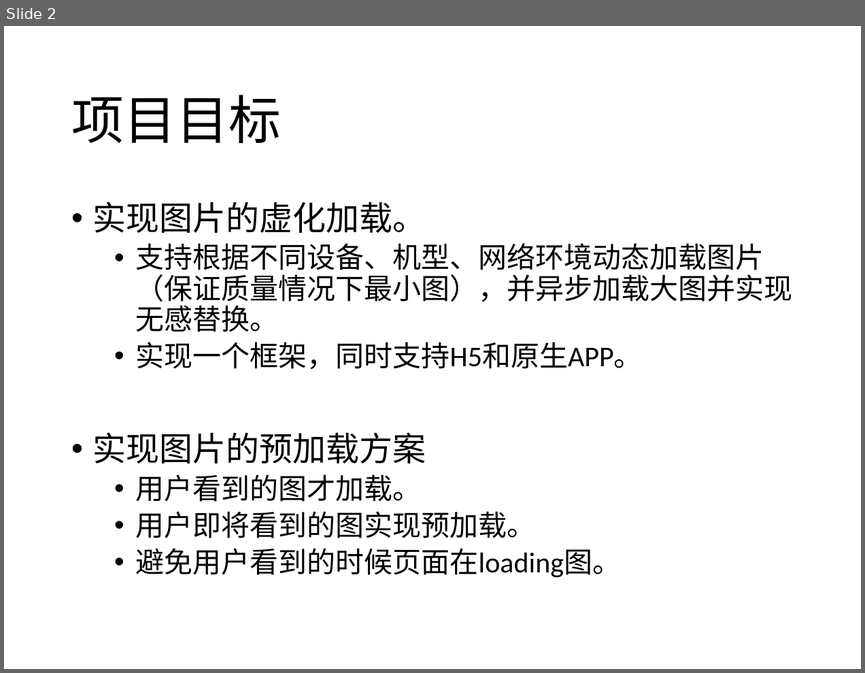
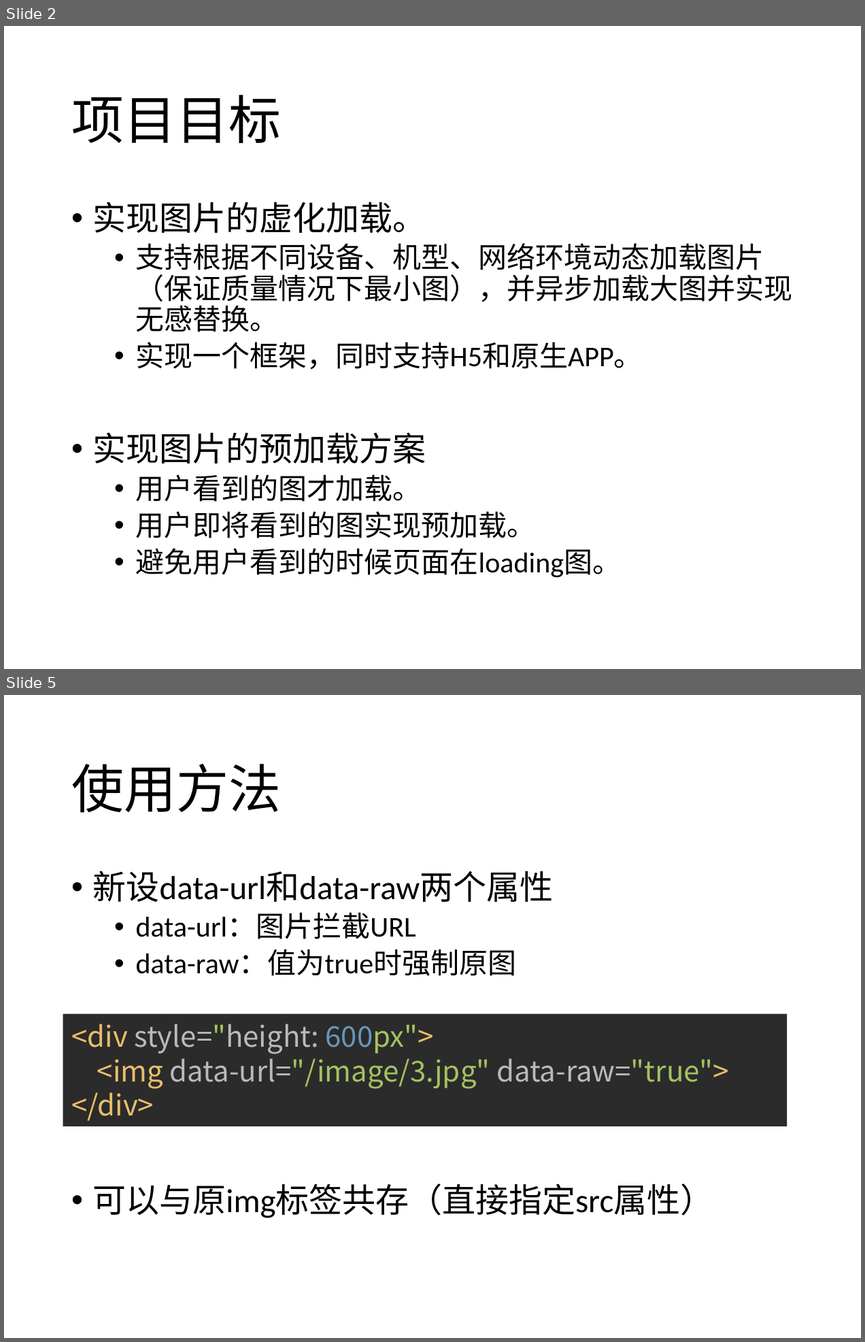
Before and after one commit to WMBao/ImageAccelerator, a slide deck: ImageAccelerator.pptx. Shown one above the other, each under a label of ours: slide 2 before the commit, slides 2 and 5 after it; the slides between them are not shown. The pictures are 865x673 and 865x1342 pixels, drawn with LibreOffice and Linux fonts; fonts in the diff are those of the drawing. Boxes give left, top, right and bottom in pixels: in the first picture for what was removed or moved away, otherwise in the second. Text is boxed around its words. In the diff, an @@ line names an element or a change of style, - is before the commit and + after.

```diff
--- a/ImageAccelerator.pptx
+++ b/ImageAccelerator.pptx
@@ slide 5 added at bbox=[4, 695, 861, 1338], background #FFFFFF @@
@@ title added at bbox=[71, 764, 281, 813], 44 pt, text #000000 @@
+使用方法
@@ text added at bbox=[93, 870, 713, 1218], 28 pt, text #000000 @@
+• 新设data-url和data-raw两个属性
+  • data-url：图片拦截URL
+  • data-raw：值为true时强制原图
+• 可以与原img标签共存（直接指定src属性）
@@ rectangle added at bbox=[63, 1014, 787, 1126], fill #2B2B2B, 24 pt, text #BABABA @@
+<div style="height: 600px">
+<img data-url="/image/3.jpg" data-raw="true">
+</div>
```
Also in this commit, not shown: 2 slides changed, 8 other slides added, 3 slides removed.
